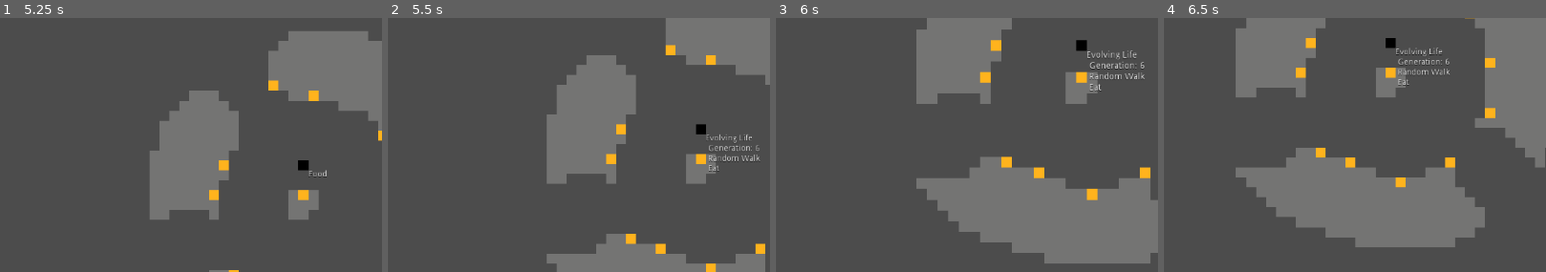
Above: before the commit, frames 1-4 (left to right).
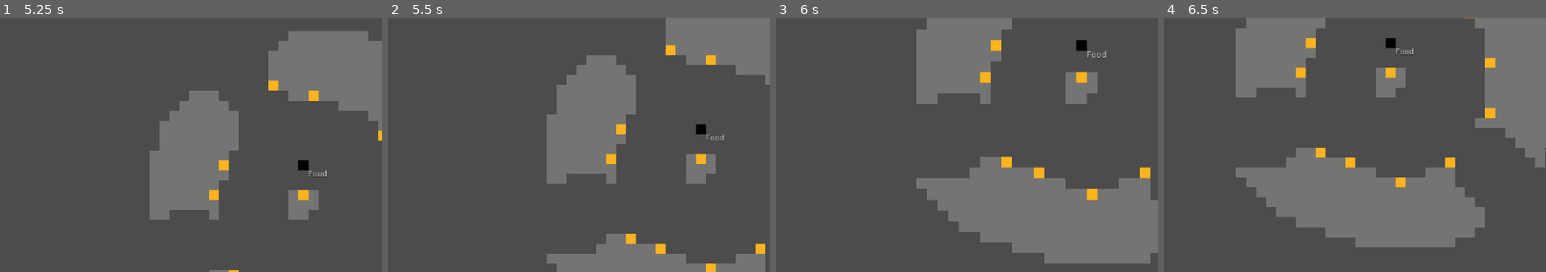
Above: after the commit, the same moments.

Repository: igniseros/Emergence
Game: Godot game, scene res://Sims/Sim.tscn
Two runs of this game, one before a commit and one after it. Both use one fixed random seed, a clock stepped at 60 frames per second and the inputs below.
Inputs (mouse positions are % of the whole screen's width and height, from its top left):
- Up to frame 1 (5.25 s): tap Enter at 0.5 s; move the mouse to (72, 45) at 0.52 s; hold D 0.53-1.28 s; tap Tab every 1.5 s from 0.6 to 5.1 s; click (72, 45) at 0.67 s; tap Space at 0.77, 1.52, 3.02, 3.77, 4.52 s; move the mouse to (30, 55) at 1.27 s; hold S 1.28-2.03 s; tap Shift at 1.35, 2.85, 4.35 s; move the mouse to (60, 28) at 2.02 s; hold D 2.03-2.78 s; move the mouse to (45, 70) at 2.77 s; hold W 2.78-3.53 s; click (45, 70) at 2.92 s; move the mouse to (80, 65) at 3.52 s; hold A 3.53-5.03 s; move the mouse to (20, 35) at 4.27 s; move the mouse to (55, 50) at 5.02 s; hold S from 5.03 s (still down); click (55, 50) at 5.17 s
- Up to frame 2 (5.5 s): keep holding S
- Up to frame 3 (6 s): move the mouse to (35, 25) at 5.77 s; release S at 5.78 s; hold D from 5.78 s (still down); tap Shift at 5.85 s
- Up to frame 4 (6.5 s): keep holding D; tap Space at 6.02 s
The pictures show only the part of the screen within x 14-64%, y 16-66%; the shares and areas given below are measured in that part.

Frame 1 is identical in both runs. In frame 2, 0.4% of the frame differs, in the area x 84-98%, y 45-61%; in frame 3, 0.5%, in the area x 81-97%, y 12-29%; in frame 4, 0.4%.

Commit message:
large performance gains HOWEVER
you now need to tell the system that a dot will be ticking. look at my code for examples

Diff:
--- a/Dots/Basic/dot.gd
+++ b/Dots/Basic/dot.gd
@@ -17,3 +17,6 @@
 
 func tick():
 	pass
+
+func will_tick():
+	false
--- a/Dots/Parker/Crawl/crawl_dot.gd
+++ b/Dots/Parker/Crawl/crawl_dot.gd
@@ -22,3 +22,6 @@
 	if (not move(direction)):
 		direction = rand_direction()
 		move(direction)
+
+func will_tick():
+	return true
--- a/Dots/Parker/Environment/generator_food_dot.gd
+++ b/Dots/Parker/Environment/generator_food_dot.gd
@@ -10,6 +10,9 @@
 	color_one = Color(1,.7,.2)
 	color_two = Color(1,.5,0)
 	color_three = Color(1,1,0)
+
+func will_tick():
+	return true
 
 func tick():
 	var box_around = PDF.box_around_self(1)
--- a/Dots/Parker/Life/Basic/life_dot.gd
+++ b/Dots/Parker/Life/Basic/life_dot.gd
@@ -15,6 +15,9 @@
 
 func tick():
 	pass
+
+func will_tick():
+	return true
 
 func use_energy(e):
 	energy -= float(e) / efficency
--- a/Sims/Sim.gd
+++ b/Sims/Sim.gd
@@ -36,7 +36,7 @@
 	else:
 		if(Grid.time*100/float(time+ 1) >= (percent+progress_delta) and not grid_node.draw):
 			percent = Grid.time*100 / float(time)
-			print(str(percent) + "% processed (" + str(Grid.time) + " ticks " + str(grid_node.dot_register.size()) + " dots)")
+			print(str(percent) + "% processed (" + str(Grid.time) + " ticks " + str(grid_node.tick_registrer.size()) + " ticking dots)")
 
 func _input(event):
 	if event is InputEventKey:
--- a/Sims/Sim.tscn
+++ b/Sims/Sim.tscn
@@ -8,7 +8,7 @@
 
 [node name="Sim" type="Node2D"]
 script = ExtResource( 3 )
-time = 5000
+time = 10000
 progress_delta = 0.5
 
 [node name="MapViewer" type="Sprite" parent="."]
--- a/grid_node.gd
+++ b/grid_node.gd
@@ -9,7 +9,8 @@
 export var draw = true
 export var cheap_draw = false
 export var draw_per = 1
-var dot_register = []
+var dot_register = [] #all dots
+var tick_registrer = [] #dots that tick
 var starred_dots = []
 
 func _ready():
@@ -59,12 +60,16 @@
 	Grid.grid[dot.position.x][dot.position.y] = dot
 	#load dot to register
 	dot_register.append(dot)
+	if(dot.will_tick()):
+		tick_registrer.append(dot)
 	#update dot's grid
 	dot.grid_node = self
 
 func remove_dot(dot : Dot):
 	#if the dot is there, remove it
 	if(dot_register.has(dot)):
+		if(dot.will_tick()):
+			tick_registrer.remove(tick_registrer.find(dot))
 		dot_register.remove(dot_register.find(dot))
 		Grid.grid[dot.position.x][dot.position.y] = 0
 		dot.grid_node = null
@@ -91,7 +96,7 @@
 #ticks the grid
 func tick():
 	Grid.time += 1
-	for dot in dot_register:
+	for dot in tick_registrer:
 		if(dot is Dot):
-			(dot as Dot).tick()
+			(dot as Dot).tick_wrap()
 	if Grid.time % draw_per == 0: update()
